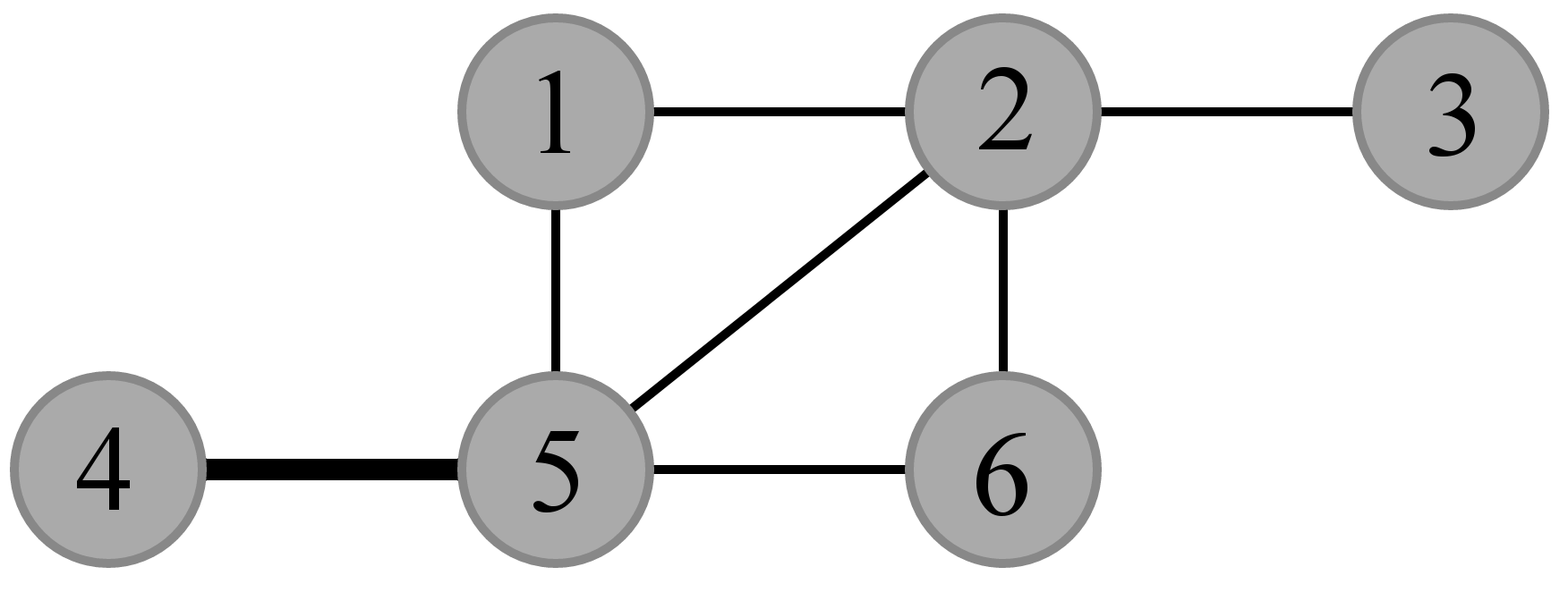
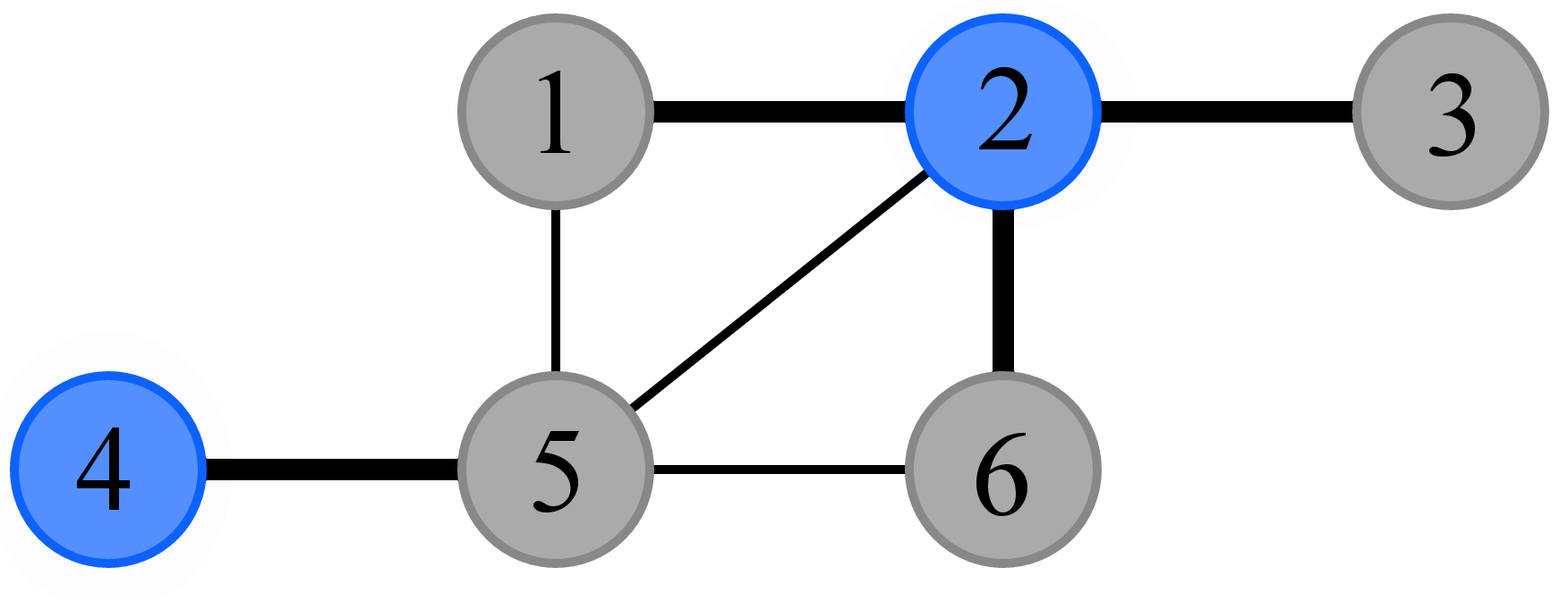
Layers edited between the first and the second 1568×601 image:
added layer "Pasted Layer #6" above "6 #1" over [9, 13, 1354, 569]
hid "4 #1" over [9, 13, 1354, 569]
showed "Pasted Layer #5" over [9, 13, 1354, 569]
